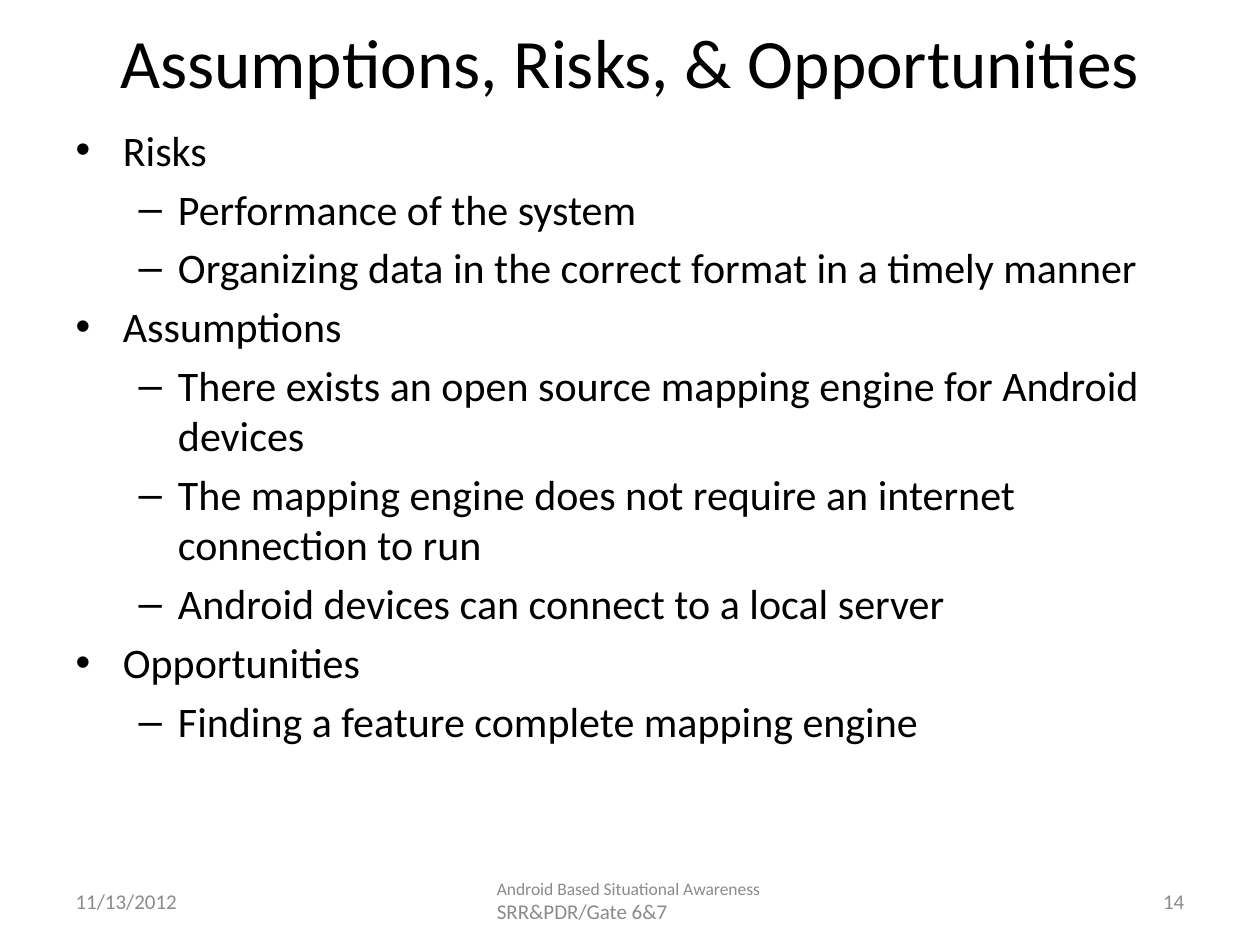
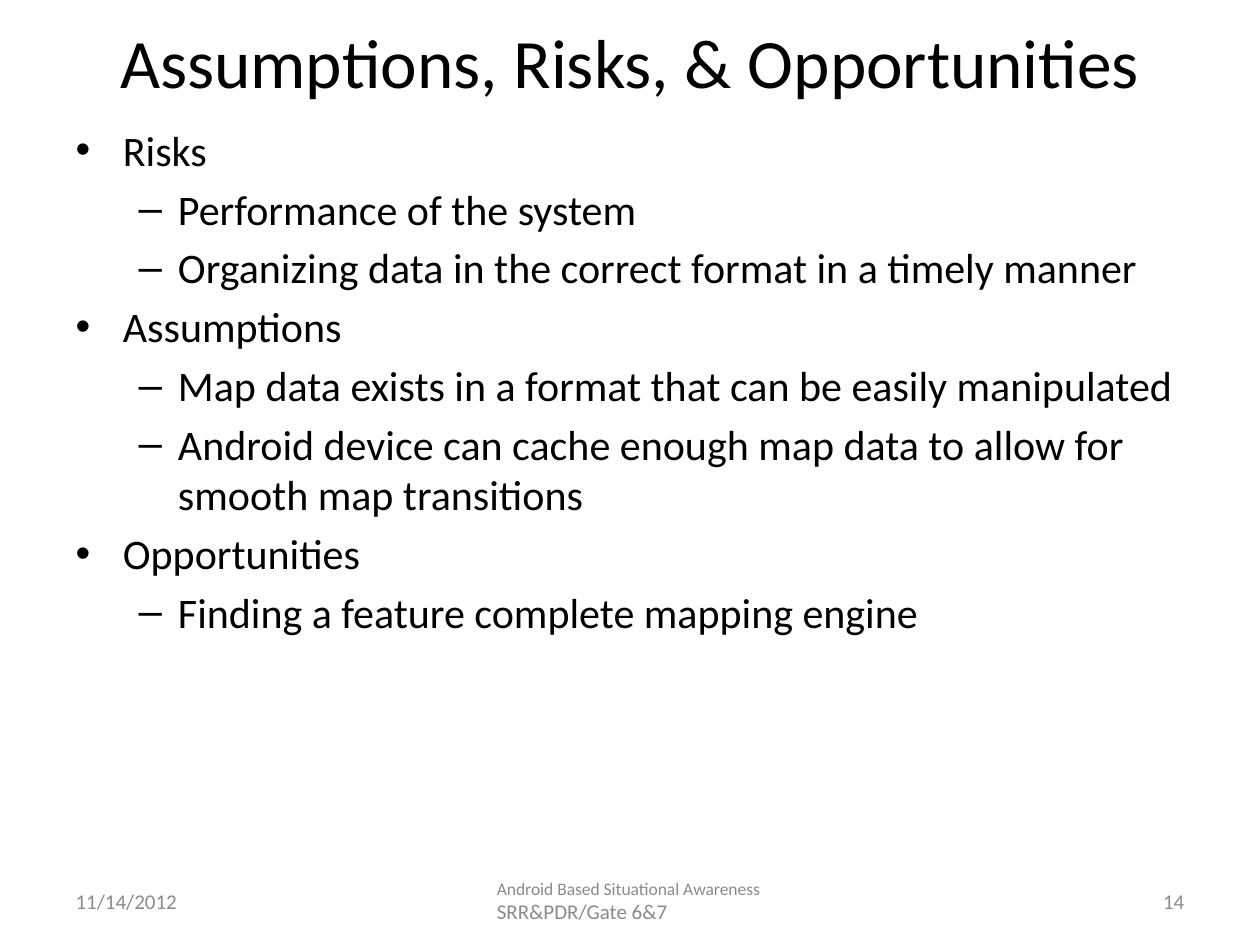
Before and after one commit to atniptw/Senior-Project, a slide deck: slide 14 of Documents/PowerPoints/Senior Design Project - Gate 6 1.0.pptx. Drawn at 1260x945 pixels with LibreOffice and Linux fonts; fonts in the diff are those of the drawing. Boxes give left, top, right and bottom in pixels: in the first picture for what was removed or moved away, otherwise in the second. Text is boxed around its words. In the diff, an @@ line names an element or a change of style, - is before the commit and + after.

```diff
--- a/Documents/PowerPoints/Senior Design Project - Gate 6 1.0.pptx
+++ b/Documents/PowerPoints/Senior Design Project - Gate 6 1.0.pptx
@@ text at bbox=[178, 371, 1172, 517]: text changed @@
-  – There exists an open source mapping engine for Android devices
-  – The mapping engine does not require an internet connection to run
-  – Android devices can connect to a local server
+  – Map data exists in a format that can be easily manipulated
+  – Android device can cache enough map data to allow for smooth map transitions
@@ text at bbox=[76, 894, 177, 910]: text changed @@
-11/13/2012
+11/14/2012
```
Also in this commit, not shown: 12 other slides changed, 1 slide added, 12 other files.
